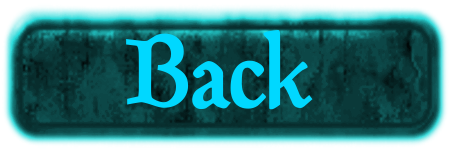
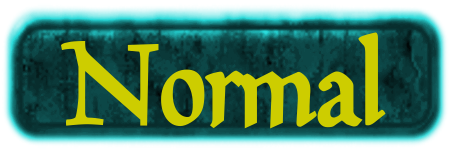
Comparing the layer stacks of the two 450x150 images. Changes:
hid "back_text_uns.png" over [126, 30, 313, 110]
added layer "button_bg_uns.png" above "button_bg_uns_1" over [61, 32, 386, 129]
